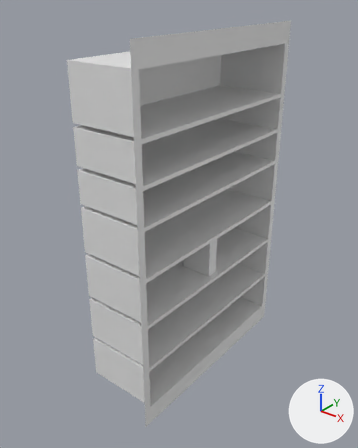
Renders of the Blender file Assets/models/house/floor02/secret_room_sw/secret_room_sw_furniture.blend from each side of a commit.
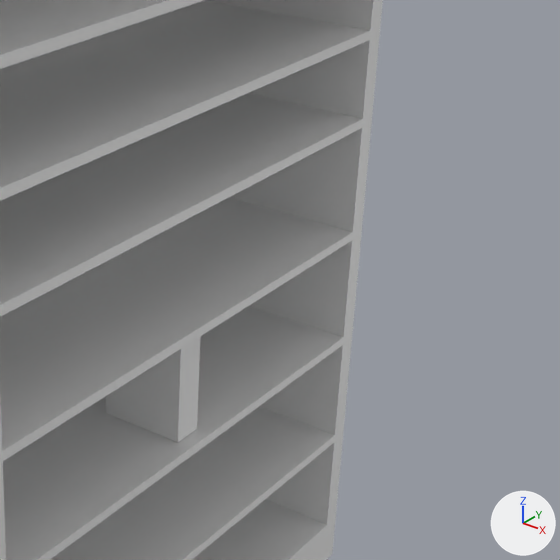
There are two pictures of each version: one whole from a camera (50 mm lens) standing at (1.11, -4.12, 4.38) and looking at (-2.09, -0.11, 1.9), one close up on the part from 41% to 97% of the width and 26% to 71% of the height. Every picture has the same lights, and +X, +Y and +Z are marked at lower right. Materials are left out; every surface is plain grey.

Objects in the first close-up: 'book.001', 'book_shelf'.
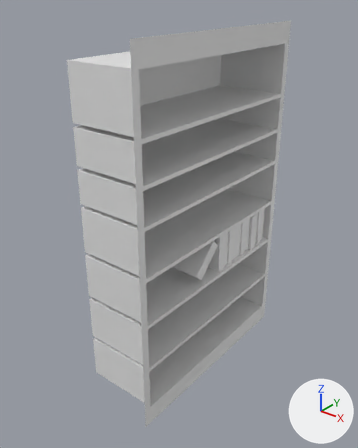
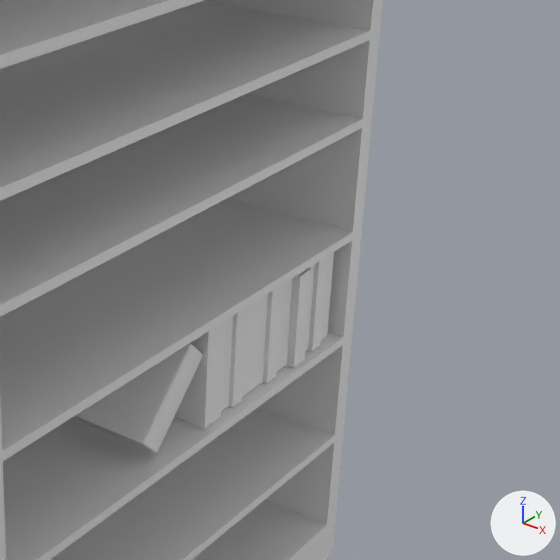
Patch to the scene script:
```diff
--- a/Assets/models/house/floor02/secret_room_sw/secret_room_sw_furniture.blend.py
+++ b/Assets/models/house/floor02/secret_room_sw/secret_room_sw_furniture.blend.py
@@ me_cube_004 @@
 # used by ob_book_001; parent = ob_secret_room_sw_furniture; location = (-1.871, 0.0, 1.555)
-me_cube_004.from_pydata(...)  # 8 vertices, 6 faces; spans x -0.19..0.19, y -0.069..0.069, z -0.225..0.225
+me_cube_004.from_pydata(...)  # 56 vertices, 54 faces; spans x -0.19..0.196, y -0.069..0.069, z -0.225..0.225
+# me_cube_004 part 1
+# 6 faces are deleted
+# 12 vertices are added at x -0.186..0.196, y -0.069..0.069, z -0.225..0.225
+# 6 new vertices lie (0.0, 0.0, 0.004) away from vertices in x -0.19..0.19, y -0.069..0.069, z -0.225
+# 6 new vertices lie (-0.013, 0.0, 0.0) away from vertices in x 0.19, y -0.069..0.069, z -0.225..0.225
+# 8 new vertices lie (0.0, 0.0, -0.004) away from vertices in x -0.19..0.19, y -0.069..0.069, z 0.225
+# 8 new vertices lie (0.0, 0.004, 0.0) away from vertices in x -0.19..0.177, y -0.069, z -0.225..0.225
+# 8 new vertices lie (0.0, -0.004, 0.0) away from vertices in x -0.19..0.177, y 0.069, z -0.225..0.225
+# 54 new faces join them
@@ me_cube_002 @@
+me_cube_002.from_pydata(...)  # 159 vertices, 129 faces; spans x -0.19..0.229, y -0.528..0.528, z -0.225..0.244
@@ ob_book_001 @@
 ob_book_001.matrix_parent_inverse = Matrix(((-1.0, 0.0, 0.0, 0.0), (0.0, -1.0, 0.0, 0.0), (0.0, 0.0, 1.0, 0.0), (0.0, 0.0, 0.0, 1.0)))
-ob_book_001.location = (-1.871, 0.0, 1.555)
+ob_book_001.location = (-1.871, -0.107, 1.555)
+ob_book_001.rotation_euler = (-0.773, 0.0, 0.0)  # degrees (-44, 0, 0)
+_m = ob_book_001.modifiers.new('Subsurf', 'SUBSURF')
+_m.levels = 2
@@ ob_book_row_001 @@
+ob_book_row_001 = bpy.data.objects.new('book_row.001', me_cube_002)
+ob_book_row_001.parent = ob_secret_room_sw_furniture
+ob_book_row_001.matrix_parent_inverse = Matrix(((-1.0, 0.0, 0.0, 0.0), (0.0, -1.0, 0.0, 0.0), (0.0, 0.0, 1.0, 0.0), (0.0, 0.0, 0.0, 1.0)))
+ob_book_row_001.location = (-1.871, 0.62, 1.555)
```

Changed parts and their boxes (x1, y1, x2, y2) in the close-ups (560 x 560 px):
'book_row.001', added
    after: (174, 252, 334, 429)
'book.001', reshaped, moved, turned, modifiers changed
    before: (106, 337, 200, 442)
    after: (74, 343, 203, 453)
